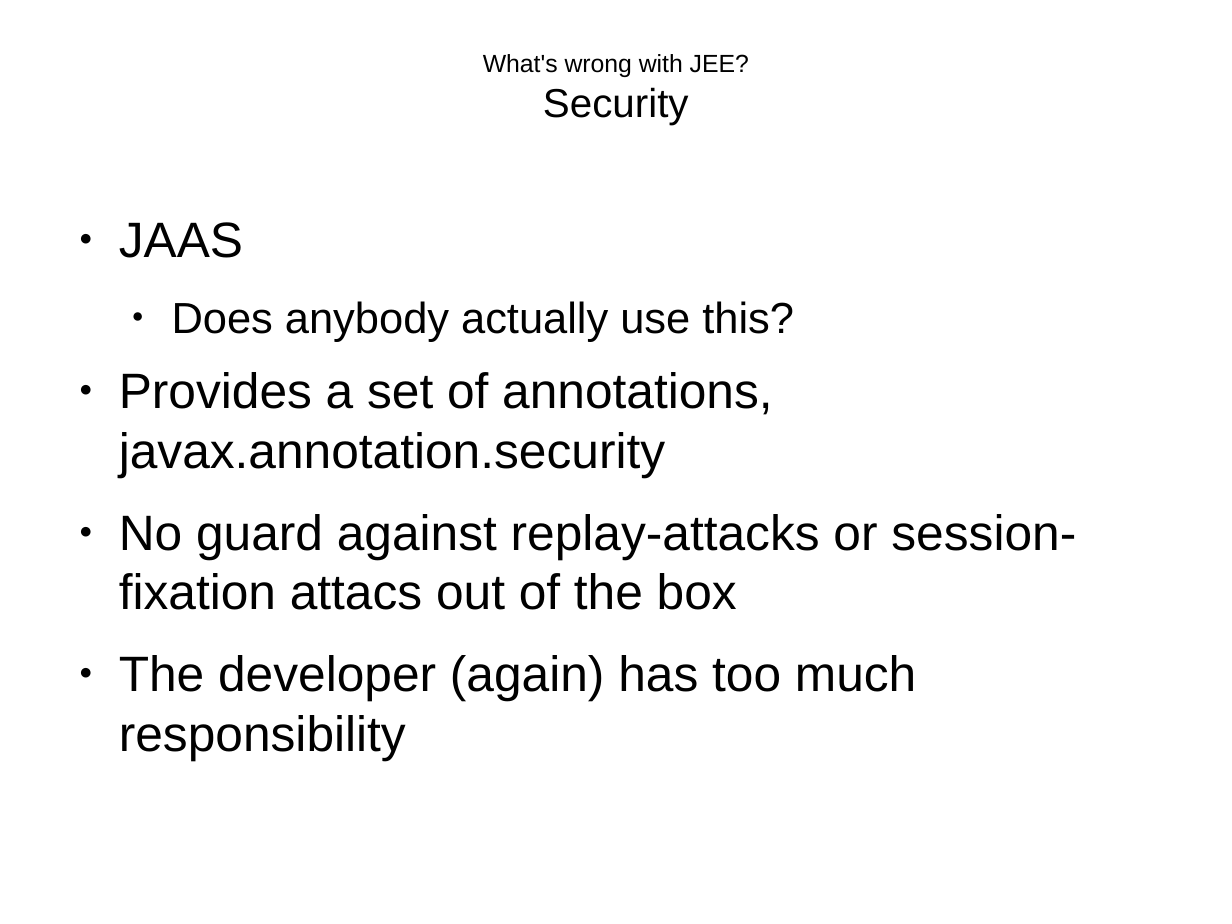
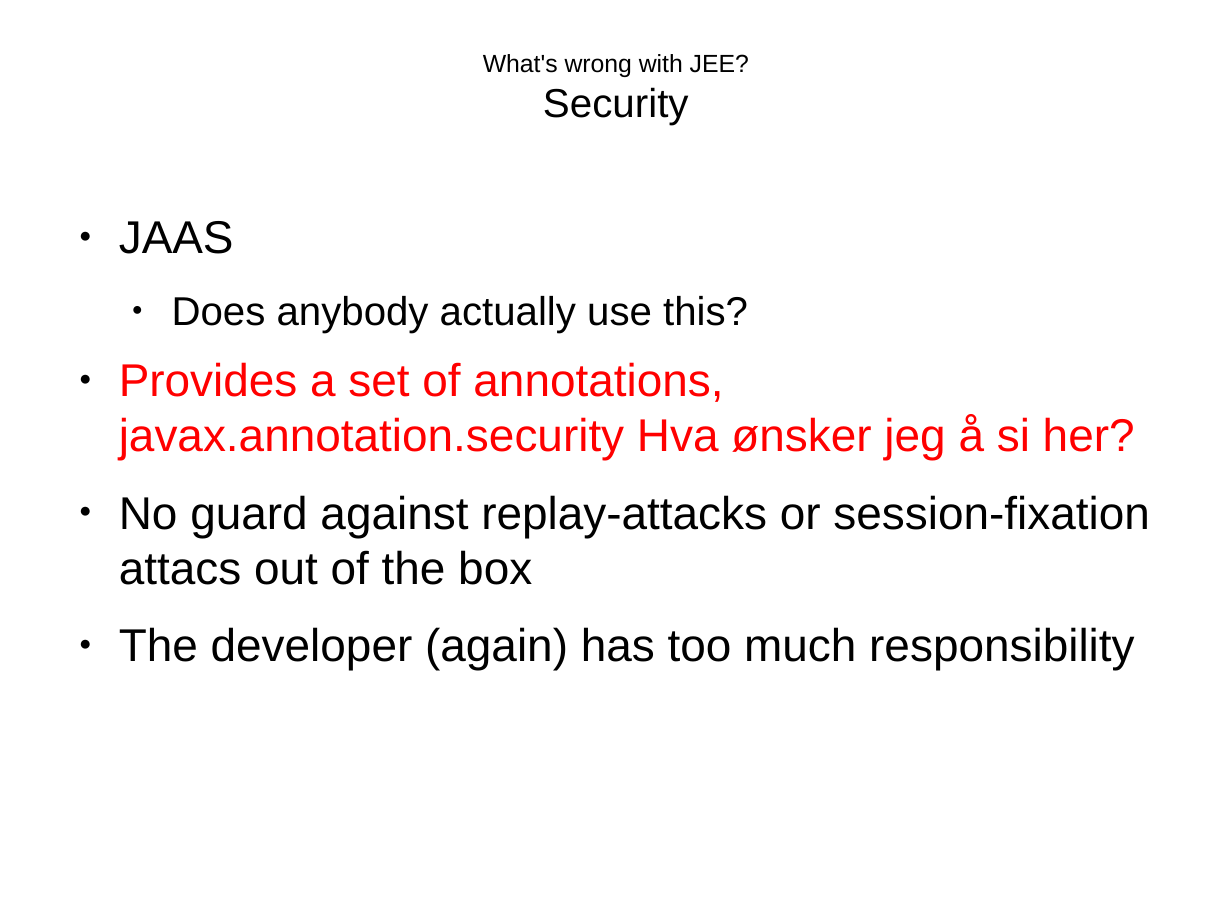
Before and after one commit to andreak/slol-2011, a slide deck: slide 12 of Scala-LiftOff-2011-lift-from-jee-perspective.odp (slide 14 before the commit). Drawn at 1232x924 pixels with LibreOffice and Linux fonts; fonts in the diff are those of the drawing. Boxes give left, top, right and bottom in pixels: in the first picture for what was removed or moved away, otherwise in the second. Text is boxed around its words. In the diff, an @@ line names an element or a change of style, - is before the commit and + after.

```diff
--- a/Scala-LiftOff-2011-lift-from-jee-perspective.odp
+++ b/Scala-LiftOff-2011-lift-from-jee-perspective.odp
@@ text at [119, 221, 1149, 670]: size 32 to 29.6 pt in "JAAS", "No guard against replay-attacks or session-fixation attacs ...", "The developer (again) has too much responsibility"; size 28 to 25.9 pt in "Does anybody actually use this?" @@
@@ text at [119, 362, 1135, 460]: text changed; size 32 to 29.6 pt; text colour #000000 to #FF0000 @@
-● Provides a set of annotations, javax.annotation.security
+● Provides a set of annotations, javax.annotation.security Hva ønsker jeg å si her?
```
Also in this commit, not shown: 1 other slide changed, 3 slides added, 1 slide removed.
